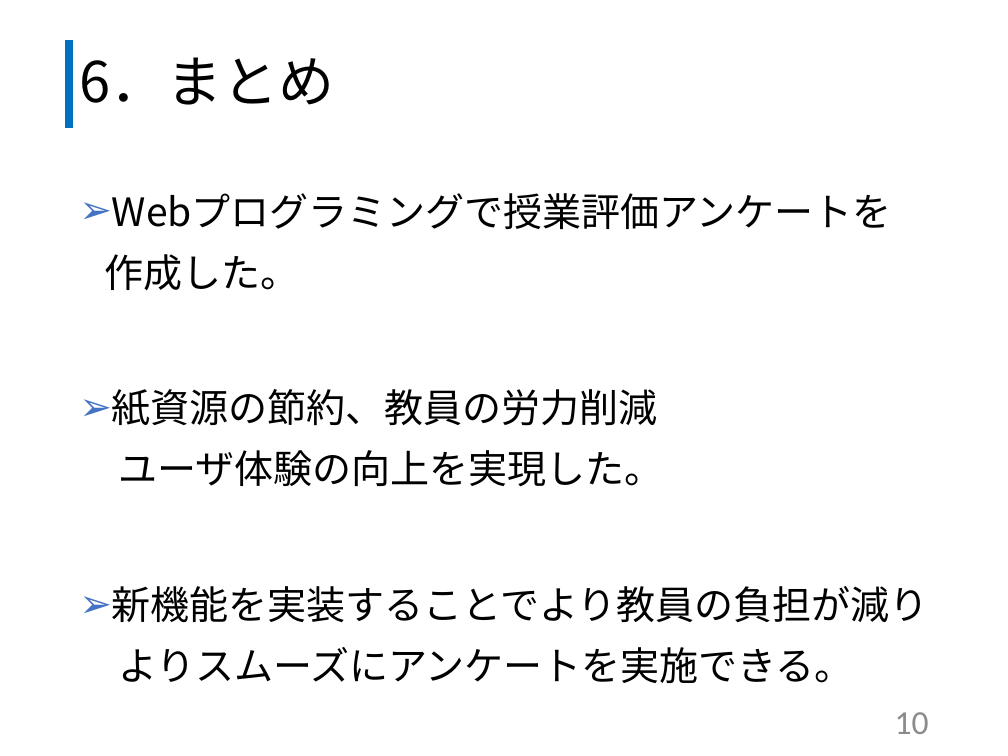
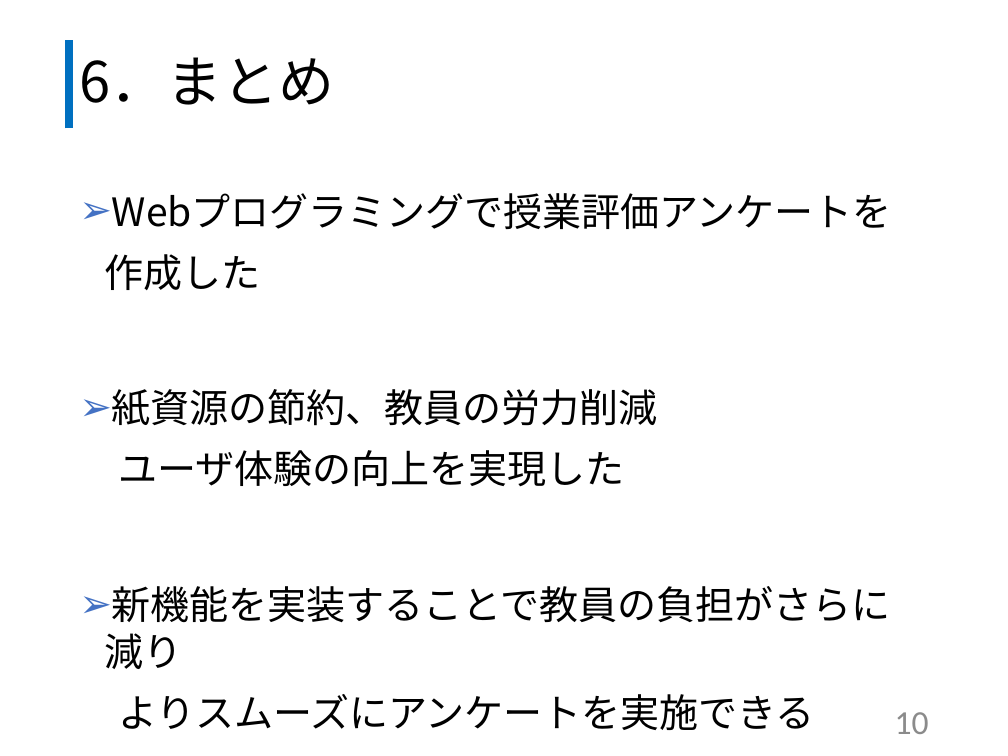
Before and after one commit to kazuwo/kosen-graduation-thesis, a slide deck: slide 11 of 卒業研究発表スライド.pptx. Drawn at 1008x756 pixels with LibreOffice and Linux fonts; fonts in the diff are those of the drawing. Boxes give left, top, right and bottom in pixels: in the first picture for what was removed or moved away, otherwise in the second. Text is boxed around its words. In the diff, an @@ line names an element or a change of style, - is before the commit and + after.

```diff
--- a/卒業研究発表スライド.pptx
+++ b/卒業研究発表スライド.pptx
@@ text at (105,254,300,290): text changed @@
-➢ Webプログラミングで授業評価アンケートを作成した。
+➢ Webプログラミングで授業評価アンケートを作成した
@@ text at (105,450,890,730): text changed @@
-ユーザ体験の向上を実現した。
-➢ 新機能を実装することでより教員の負担が減り
-よりスムーズにアンケートを実施できる。
+ユーザ体験の向上を実現した
+➢ 新機能を実装することで教員の負担がさらに減り
+よりスムーズにアンケートを実施できる
```
Also in this commit, not shown: 3 other slides changed, 2 other files.
